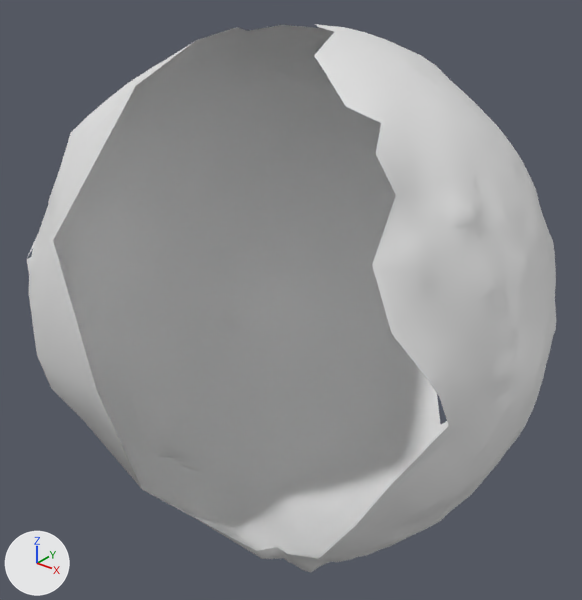
Two versions of the OBJ model res/final/fullvolume/cleanedup/FullVolium.000703.obj, one commit apart.
Before and after are seen from a camera (50 mm lens) standing at (668.6, -364.6, 1379.7) and looking at (523.7, -183.4, 1267.3). The lights are fixed; the arrows at lower left show +X, +Y and +Z. Where no turn or scale is listed for an object, it has been applied to the vertices.

Objects in the first picture: 'FullVolium.000703'.
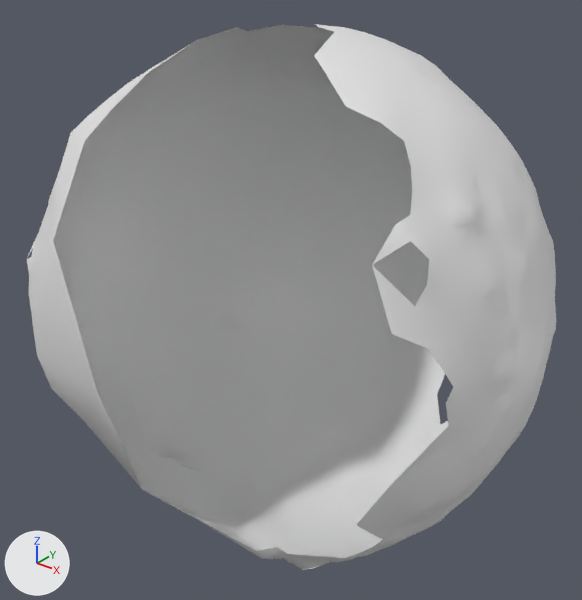
The change in detail:
me_fullvolium_000703 is used by ob_fullvolium_000703; location (0.0, 0.0, 0.0).
Verts and faces of me_fullvolium_000703; kept vertices keep their numbers, new ones are numbered from 2440.
Before the commit, vertices of me_fullvolium_000703: 2072 (566.0, -223.0, 1210.0) at pixel (320, 565), 2074 (565.0, -226.0, 1210.0) at pixel (311, 572), 2075 (566.0, -227.0, 1213.0) at pixel (313, 567), 2076 (563.0, -227.0, 1210.0) at pixel (301, 569), 2077 (564.0, -224.0, 1209.0).
Before the commit, vertices of me_fullvolium_000703: 2099 (582.0, -222.0, 1226.0) at pixel (371, 547), 2100 (580.0, -225.0, 1225.0) at pixel (357, 553), 2101 (577.0, -227.0, 1223.0) at pixel (345, 558), 2281 (586.0, -223.0, 1232.0) at pixel (382, 539), 2423 (565.0, -237.0, 1225.0) at pixel (287, 553).
Before the commit, vertices of me_fullvolium_000703: 2424 (577.0, -239.0, 1232.0) at pixel (318, 558), 2432 (585.0, -235.0, 1244.0) at pixel (356, 525).
Before the commit, vertices of me_fullvolium_000703: 2401 (495.0, -235.0, 1325.0) at pixel (84, 140), 2402 (504.0, -219.0, 1341.0) at pixel (148, 72), 2404 (503.0, -230.0, 1334.0) at pixel (113, 108), 2405 (515.0, -233.0, 1341.0) at pixel (135, 85), 2422 (505.0, -201.0, 1347.0) at pixel (196, 39).
Before the commit, vertices of me_fullvolium_000703: 2433 (492.0, -246.0, 1299.0) at pixel (53, 240).
me_fullvolium_000703 had 2440 vertices, 4805 faces and spanned x 448.0..606.0, y -249.0..-108.0, z 1192.0..1351.0.
me_fullvolium_000703 now has 2430 vertices, 4770 faces and spans x 448.0..606.0, y -249.0..-108.0, z 1192.0..1351.0.
Part 1, on me_fullvolium_000703:
Vertices deleted: 2074, 2424 (with the faces that use them).
Part 2, on me_fullvolium_000703:
7 vertices are removed from x 576.0..600.0, y -228.0..-213.0, z 1283.0..1332.0.
22 faces are deleted.
Part 3, on me_fullvolium_000703:
Vertices deleted: 2405 (with the faces that use them).

Location of each change, (x1, y1, x2, y2) in pixels of the pictures (582 x 600 px):
'FullVolium.000703', reshaped
    before: (27, 24, 557, 572)
    after: (27, 24, 557, 570)
part 1 of me_fullvolium_000703, deleted
    before: (291, 525, 383, 572)
part 2 of me_fullvolium_000703, deleted
    before: (372, 123, 453, 425)
part 3 of me_fullvolium_000703, deleted
    before: (53, 44, 191, 240)
